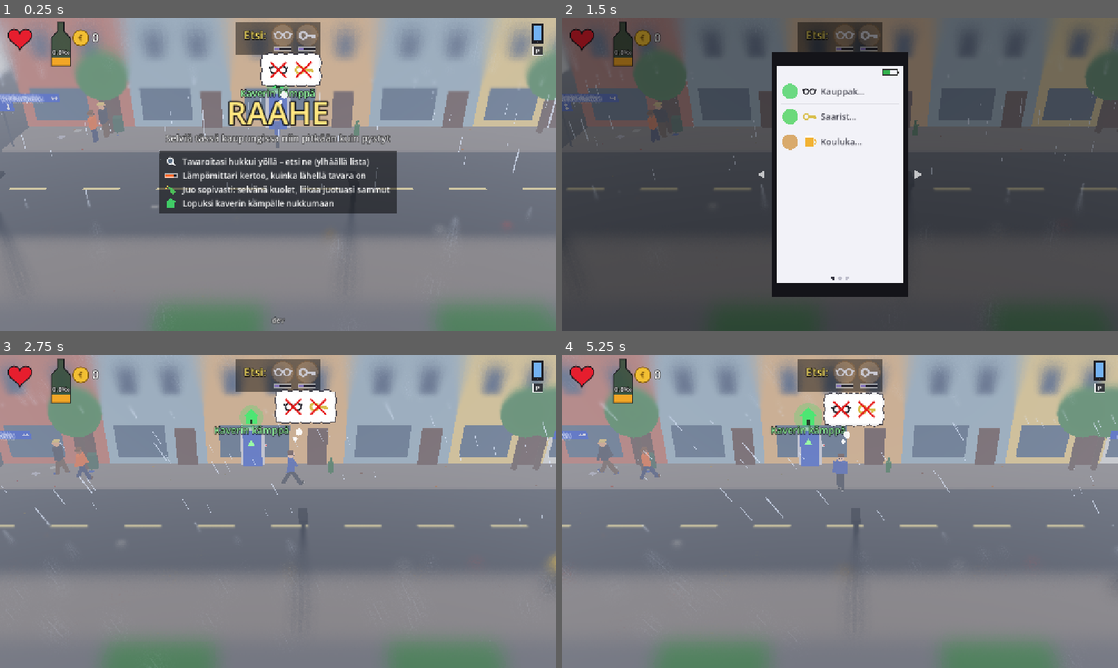
Above: before the commit, frames 1-4 (two rows, left to right).
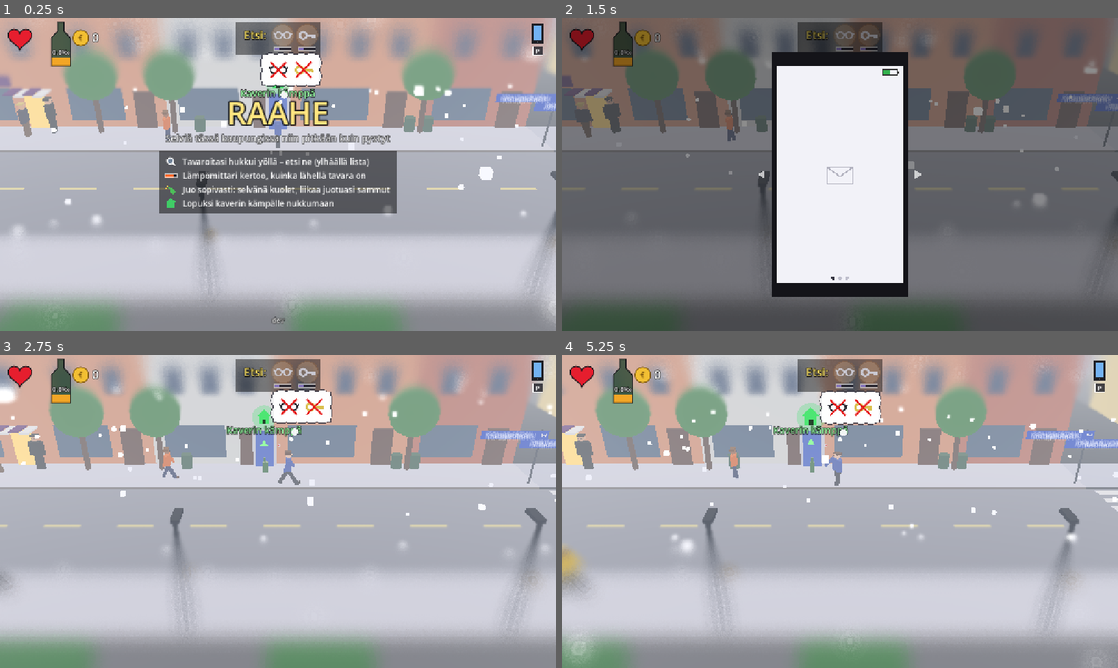
Above: after the commit, the same moments.

Repository: Ecculi/GoodMorningMoonshine
Game: Godot game, scene res://scenes/main.tscn
The game is run twice, just before and just after one commit, with the same random seed, the same clock (stepped at 60 frames per second) and the same inputs.
Inputs (mouse positions are in pixels of both pictures, inside the frame that each line leads up to):
- Up to frame 1 (0.25 s): no input
- Up to frame 2 (1.5 s): tap Enter at 0.5 s; move the mouse to (962, 158) at 0.52 s; hold Right (move_right) 0.53-1.25 s; tap P (phone) at 0.6 s; click (962, 158) at 0.67 s; drag from (728, 190) to (812, 237) at 1.27 s
- Up to frame 3 (2.75 s): tap Space (action) at 2 s; move the mouse to (333, 442) at 2.02 s; hold Right (move_right) from 2.03 s (still down); tap P (phone) at 2.1 s
- Up to frame 4 (5.25 s): release Right (move_right) at 2.75 s; drag from (812, 574) to (673, 464) at 2.77 s; move the mouse to (1006, 558) at 3.52 s; hold Left (move_left) 3.53-4.25 s; tap Z at 3.6 s; tap P (phone) at 3.8 s; drag from (673, 464) to (756, 433) at 4.27 s; move the mouse to (867, 511) at 5.02 s; hold Down (move_down) from 5.03 s (still down); tap Tab at 5.1 s; click (867, 511) at 5.17 s

The runs differ from the first frame. In frame 1, 84% of the frame differs, in the area x 0-100%, y 0-100%; in frame 2, 57%; in frame 3, 90%; in frame 4, 90%.

Commit message:
Weekdays: a random first day, the church gives a warm-up daily and communion wine on Sundays, a pickpocketed wristwatch shows the day (#30)
Co-Authored-By: Claude Opus 5.5 <noreply@anthropic.com>
Claude-Session: https://claude.ai/code/session_014p1PedxCUJaxVSrPU9jmLz

Diff:
--- a/scripts/block_builder.gd
+++ b/scripts/block_builder.gd
@@ -36,6 +36,8 @@
 		_buildings(root, rng, home_x)
 		if seg == CityMap.police_station():
 			_police_station(root)
+		if seg == CityMap.church():
+			_church(root)
 		if home_x != INF:
 			_home_door(root, home_x, home_type)
 	# Doors on the far side; bins, trees (and beggars) keep clear of them so
@@ -47,6 +49,8 @@
 		doors.append(home_x)
 	if seg == CityMap.police_station():
 		doors.append(CityMap.police_door_x())
+	if seg == CityMap.church() and not sea:
+		doors.append(CityMap.CHURCH_DOOR_X)
 	root.set_meta("doors", doors)
 	if booth and not sea:
 		var bx := clear_of_doors(root, rng, -11.0, 11.0)
@@ -422,6 +426,26 @@
 	m.emission_energy_multiplier = 2.0
 
 
+## Church front: white stone, a tall arched wooden door, a tower with a
+## cross. Shops that would be behind it are dropped.
+static func _church(root: Node3D) -> void:
+	var x := CityMap.CHURCH_DOOR_X
+	var shops: Array = []
+	for sh in root.get_meta("shops", []):
+		if absf(sh["x"] - x) > 6.0:
+			shops.append(sh)
+	root.set_meta("shops", shops)
+	var white := Color(0.94, 0.93, 0.9)
+	_box(root, Vector3(x, 5.0, -7.92), Vector3(9.0, 10.0, 0.1), white)
+	_box(root, Vector3(x, 12.0, -7.95), Vector3(3.0, 6.0, 0.1), white)  # tower
+	_box(root, Vector3(x, 16.0, -7.9), Vector3(0.25, 2.0, 0.1), Color(0.85, 0.7, 0.25))  # cross
+	_box(root, Vector3(x, 16.4, -7.9), Vector3(1.0, 0.25, 0.1), Color(0.85, 0.7, 0.25))
+	_box(root, Vector3(x, 1.4, -7.85), Vector3(1.6, 2.8, 0.1), Color(0.4, 0.25, 0.15))  # door
+	_sphere(root, Vector3(x, 2.8, -7.86), 0.8, Color(0.4, 0.25, 0.15)).scale = Vector3(1.0, 0.5, 0.12)
+	for wx in [x - 3.0, x + 3.0]:
+		_box(root, Vector3(wx, 4.5, -7.86), Vector3(0.9, 2.6, 0.08), Color(0.35, 0.45, 0.65))
+
+
 ## Police station front: grey-blue facade, blue POLIISI sign, glass door.
 static func _police_station(root: Node3D) -> void:
 	root.set_meta("shops", [])  # no shop doors hidden behind the station front
--- a/scripts/city_map.gd
+++ b/scripts/city_map.gd
@@ -110,6 +110,18 @@
 	return data()["landmarks"]
 
 
+## The block with the church (the "church" landmark), or (-1, -1, -1).
+static func church() -> Vector3i:
+	for lm in landmarks():
+		if lm["kind"] == "church":
+			return lm["seg"]
+	return Vector3i(-1, -1, -1)
+
+
+## Where the church door is in its block.
+const CHURCH_DOOR_X := -6.0
+
+
 ## Grid position (u = B index along A streets, v = A index) of the spot
 ## at `x` metres along block `seg` (blocks run from x = -16 to 16).
 static func grid_pos(seg: Vector3i, x: float) -> Vector2:
--- a/scripts/game_state.gd
+++ b/scripts/game_state.gd
@@ -624,8 +624,11 @@
 		forced_city = -1
 	else:
 		CityMap.set_city(rng.randi() % CityMap.CITIES.size())
+	weekday = rng.randi() % 7
+	has_watch = false
+	church_day = -1
 	home_seg = CityMap.random_segment(rng)
-	while CityMap.far_side_is_sea(home_seg) or home_seg == CityMap.police_station():
+	while CityMap.far_side_is_sea(home_seg) or home_seg == CityMap.police_station() or home_seg == CityMap.church():
 		home_seg = CityMap.random_segment(rng)
 	home_x = rng.randf_range(-11.0, 11.0)
 	home_type = ["flat", "basement", "friend"][rng.randi() % 3]
@@ -658,6 +661,7 @@
 		soiled = false
 	yesterday_max = maxf(today_max, at_sleep)
 	day += 1
+	weekday = (weekday + 1) % 7
 	match sleep_place:
 		"home":
 			promille = clampf(0.4 + maxf(at_sleep - 1.5, 0.0) * 0.3, 0.3, 1.5)
@@ -767,6 +771,20 @@
 		r -= SPECIAL_CHANCE[k]
 
 
+## Day of the week: 0 = Monday ... 6 = Sunday. The first day of a game is
+## a random one and the player isn't told; a wristwatch (pickpocketed
+## from someone) shows it. On Sundays the church hands out communion wine.
+var weekday := 0
+var has_watch := false
+## The last day the church door was used (once a day).
+var church_day := -1
+const WATCH_CHANCE := 0.12
+
+
+func is_sunday() -> bool:
+	return weekday == 6
+
+
 ## Little task of the day (0 or 1, from TASK_FROM_DAY): a pal somewhere
 ## near wants something brought to them: "food" (a sausage) or "bottle".
 ## {"want", "seg", "x", "done"} or {}. Shown as a picture in the pal's
@@ -1037,7 +1055,7 @@
 	"day", "promille", "today_max", "yesterday_max", "health", "money", "hunger", "cold", "tired",
 	"pass_out_promille", "clock_min", "home_seg", "home_x", "home_type", "lock_broken", "lost",
 	"placements", "dog_items", "carried_items", "high_items", "sleep_place", "soiled", "bonus", "confiscated", "wake_seg", "wake_pos",
-	"weather", "storm", "frost", "special_day", "booth_segs", "checkpoint_segs", "task", "battery", "phone_msgs", "phone_photo", "phone_map_hints", "street_nights",
+	"weather", "storm", "frost", "special_day", "booth_segs", "checkpoint_segs", "task", "weekday", "has_watch", "church_day", "battery", "phone_msgs", "phone_photo", "phone_map_hints", "street_nights",
 ]
 
 
--- a/scripts/hud.gd
+++ b/scripts/hud.gd
@@ -446,6 +446,7 @@
 	_draw_police_vision()
 	_draw_offscreen_lost(vs)
 	_draw_coin(Vector2(186, 46), GameState.money, font)
+	_draw_watch(Vector2(186, 100))
 	_draw_phone_icon(vs, font)
 	_draw_charge()
 	_draw_shading_hand(vs)
@@ -618,6 +619,28 @@
 	var pos := Vector2(origin.x, origin.y + 74)
 	draw_string_outline(font, pos, text, HORIZONTAL_ALIGNMENT_CENTER, 44, 15, 5, Color.BLACK)
 	draw_string(font, pos, text, HORIZONTAL_ALIGNMENT_CENTER, 44, 15, Color.WHITE)
+
+
+## Wristwatch (once pickpocketed): a little watch face with seven pips
+## for the days of the week, today's lit (Sunday's pip is red).
+func _draw_watch(c: Vector2) -> void:
+	if not GameState.has_watch:
+		return
+	draw_rect(Rect2(c + Vector2(-6, -24), Vector2(12, 48)), Color(0.35, 0.25, 0.18))  # strap
+	draw_circle(c, 17.0, Color(0.75, 0.75, 0.78))
+	draw_circle(c, 14.0, Color(0.97, 0.97, 0.95))
+	var mins := GameState.clock_min
+	var ha := (mins / 60.0) / 12.0 * TAU - PI * 0.5
+	var ma := fmod(mins, 60.0) / 60.0 * TAU - PI * 0.5
+	draw_line(c, c + Vector2(cos(ha), sin(ha)) * 7.0, Color(0.1, 0.1, 0.1), 2.5)
+	draw_line(c, c + Vector2(cos(ma), sin(ma)) * 11.0, Color(0.1, 0.1, 0.1), 1.5)
+	for i in 7:
+		var pc := c + Vector2(26 + i * 9, 0)
+		var today := i == GameState.weekday
+		var col := Color(0.85, 0.15, 0.15) if i == 6 else Color(0.95, 0.95, 0.95)
+		draw_circle(pc, 4.5 if today else 3.0, col if today else Color(col.r, col.g, col.b, 0.35))
+		if today:
+			draw_arc(pc, 6.0, 0, TAU, 12, Color(1, 1, 1, 0.9), 1.5, true)
 
 
 func _draw_coin(center: Vector2, amount: int, font: Font) -> void:
--- a/scripts/item.gd
+++ b/scripts/item.gd
@@ -26,13 +26,15 @@
 
 
 ## Bottle contents: what it is and how much it raises the per mille.
-enum Drink { BOTTLE, BEER, SPIRITS, MYSTERY }
-const DRINK_PROMILLE := {Drink.BOTTLE: 0.4, Drink.BEER: 0.25, Drink.SPIRITS: 0.6, Drink.MYSTERY: 0.9}
+enum Drink { BOTTLE, BEER, SPIRITS, MYSTERY, WINE }
+const DRINK_PROMILLE := {Drink.BOTTLE: 0.4, Drink.BEER: 0.25, Drink.SPIRITS: 0.6, Drink.MYSTERY: 0.9,
+	Drink.WINE: 0.35}
 const DRINK_COLOR := {Drink.BOTTLE: Color(0.18, 0.42, 0.2), Drink.BEER: Color(0.45, 0.25, 0.08),
-	Drink.SPIRITS: Color(0.85, 0.9, 0.95), Drink.MYSTERY: Color(0.55, 0.2, 0.7)}
+	Drink.SPIRITS: Color(0.85, 0.9, 0.95), Drink.MYSTERY: Color(0.55, 0.2, 0.7), Drink.WINE: Color(0.45, 0.05, 0.12)}
 var drink: Drink = Drink.BOTTLE
 ## How much a drink warms up a cold character: strong stuff burns warm.
-const DRINK_WARMTH := {Drink.BOTTLE: 5.0, Drink.BEER: 0.0, Drink.SPIRITS: 25.0, Drink.MYSTERY: 20.0}
+const DRINK_WARMTH := {Drink.BOTTLE: 5.0, Drink.BEER: 0.0, Drink.SPIRITS: 25.0, Drink.MYSTERY: 20.0,
+	Drink.WINE: 8.0}
 
 
 func setup(k: Kind, v := 1, d: Drink = Drink.BOTTLE) -> void:
--- a/scripts/main.gd
+++ b/scripts/main.gd
@@ -935,6 +935,9 @@
 	if segment == CityMap.police_station() and absf(pos.x - CityMap.police_door_x()) < 0.9 and pos.z < -6.0:
 		_police_desk()
 		return true
+	if segment == CityMap.church() and absf(pos.x - CityMap.CHURCH_DOOR_X) < 1.0 and pos.z < -6.0:
+		_church_door()
+		return true
 	if segment != GameState.home_seg:
 		return false
 	if absf(pos.x - GameState.home_x) > 0.9 or pos.z > -6.0:
@@ -1079,6 +1082,21 @@
 	_save_morning(GameState.wake_seg, GameState.wake_pos, facing)
 	if GameState.sleep_place == "jail":
 		_cellmate()
+
+
+## Church: once a day a warm-up inside; on Sundays communion wine too.
+func _church_door() -> void:
+	var door := Vector3(CityMap.CHURCH_DOOR_X, 2.6, -7.4)
+	if GameState.church_day == GameState.day:
+		popup("…", door, Color(0.9, 0.9, 0.9))
+		return
+	GameState.church_day = GameState.day
+	GameState.warm_up(40.0)
+	popup_icon(heart_texture(), door)
+	if GameState.is_sunday():
+		var it = spawn_item(Item.Kind.BOTTLE, player.position, 1, Item.Drink.WINE)
+		player._pickup(it)
+		popup("✝", door + Vector3(0, 0.5, 0), Color(1, 0.9, 0.5), 1.4)
 
 
 ## Police station desk: confiscated things are handed back with an ID card.
--- a/scripts/npc.gd
+++ b/scripts/npc.gd
@@ -1850,6 +1850,11 @@
 	if p.hic_window > 0.0:
 		chance = 0.0
 	if main.rng.randf() < chance:
+		if not GameState.has_watch and role == "civ" and main.rng.randf() < GameState.WATCH_CHANCE:
+			# A wristwatch: from now on it shows the day of the week.
+			GameState.has_watch = true
+			main.popup("⌚", position + Vector3(0, 2.0, 0), Color(1, 0.9, 0.5), 1.3)
+			return
 		if carry_id != "":
 			# Slips the lost thing out of their hand.
 			_drop_carried(Vector3(p.position.x, 0.0, p.position.z))
Not shown, changed: DESIGN.md
